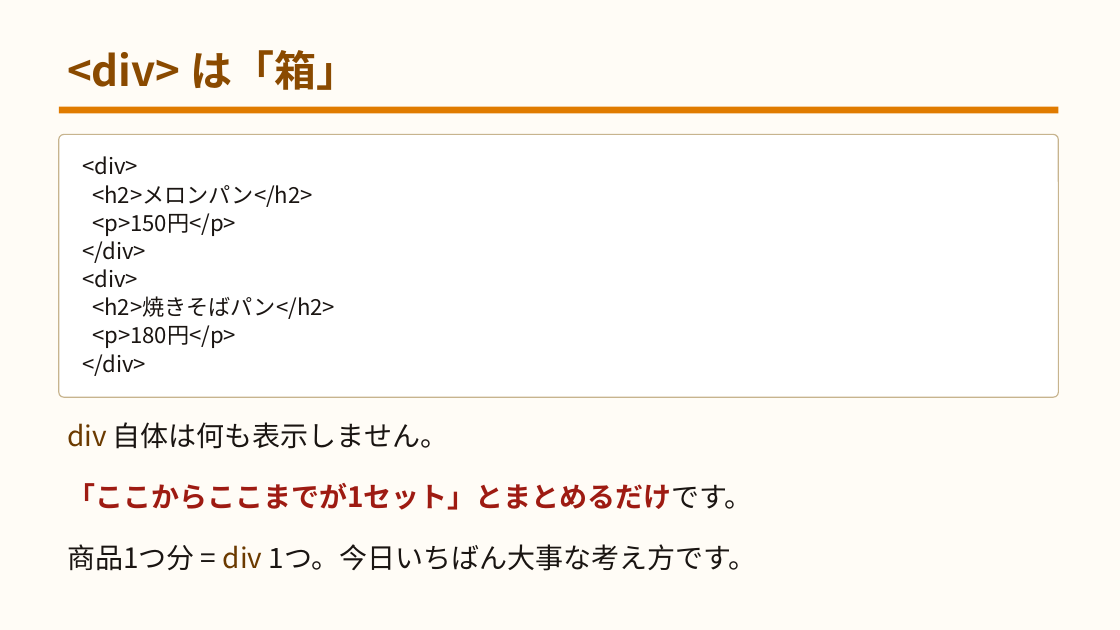
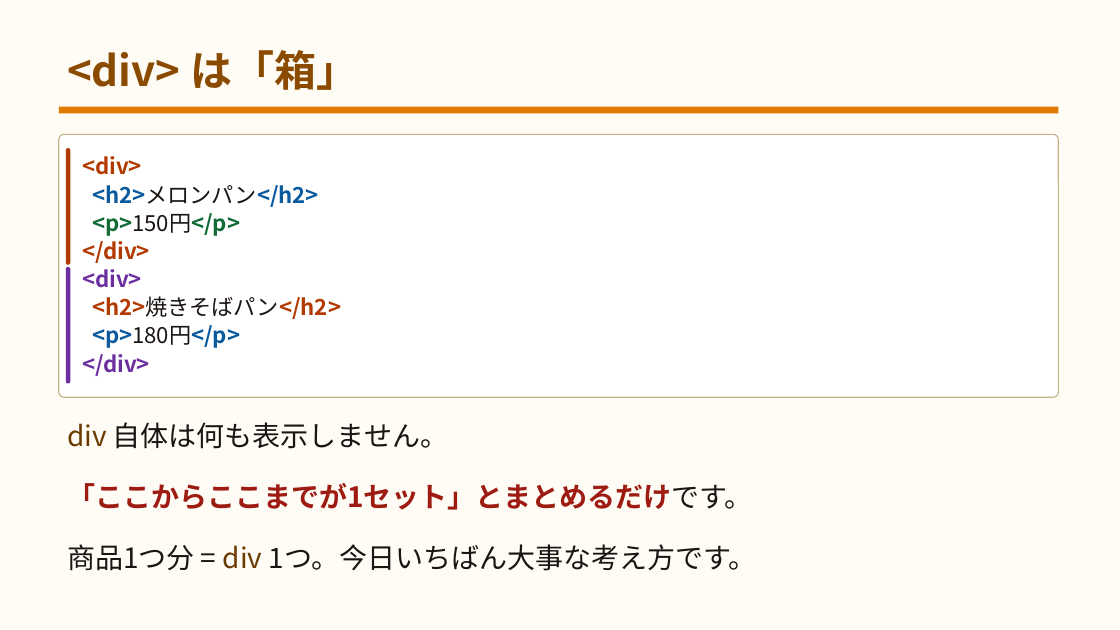
Before and after one commit to yuracode/isshop, a slide deck: slide 14 of docs/slides.pptx. Drawn at 1120x630 pixels with LibreOffice and Linux fonts; fonts in the diff are those of the drawing. Boxes give left, top, right and bottom in pixels: in the first picture for what was removed or moved away, otherwise in the second. Text is boxed around its words. In the diff, an @@ line names an element or a change of style, - is before the commit and + after.

```diff
--- a/docs/slides.pptx
+++ b/docs/slides.pptx
@@ rounded rectangle added at (66,149,70,264), fill #B23A00, outline #B23A00 1 pt @@
@@ text "<div>" at (82,156,341,376): text colour #1A1512 to #B23A00 in "<div>", "</div>", "<h2>焼きそばパン</h2>"; bold on in "<div>", "<h2>メロンパン</h2>", "<p>150円</p>", "</div>" and 4 more places; text colour #1A1512 to #0B5A9E in "<h2>メロンパン</h2>", "<p>180円</p>"; text colour #1A1512 to #116B36 in "<p>150円</p>"; text colour #1A1512 to #6B2FA0 in "<div>", "</div>" @@
@@ rounded rectangle added at (66,267,70,382), fill #6B2FA0, outline #6B2FA0 1 pt @@
```
Also in this commit, not shown: 8 other slides changed, 2 other files.
